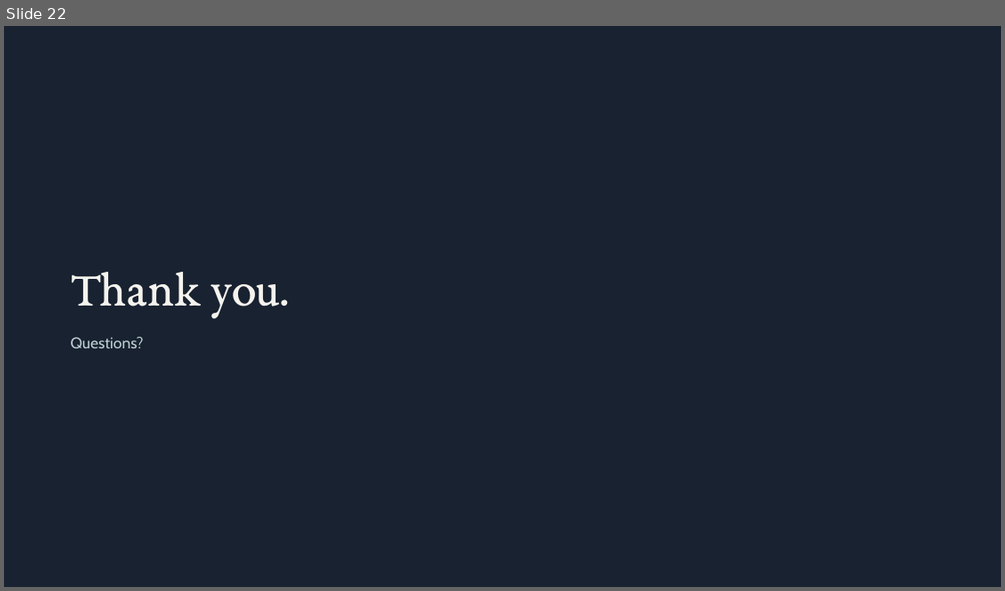
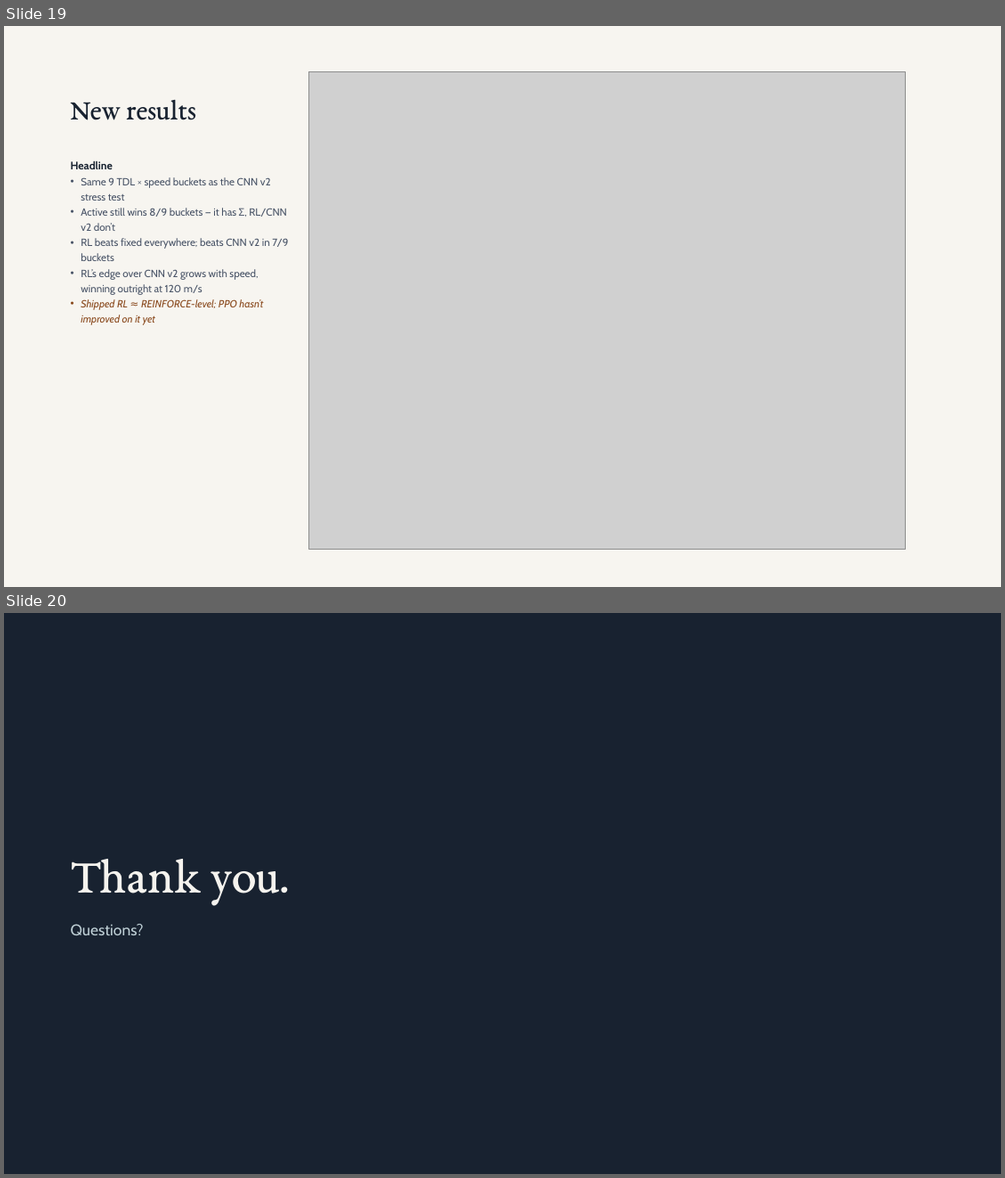
Before and after one commit to tal-pardo/model_based_pilot_allocation, a slide deck: Adaptive Pilot allocation - Research Presentation.pptx. Shown one above the other, each under a label of ours: slide 22 before the commit, slides 19 and 20 after it. The pictures are 1005x591 and 1005x1178 pixels, drawn with LibreOffice and Linux fonts; fonts in the diff are those of the drawing; grey boxes stand for pictures. Boxes give left, top, right and bottom in pixels: in the first picture for what was removed or moved away, otherwise in the second. Text is boxed around its words. In the diff, an @@ line names an element or a change of style, - is before the commit and + after.

```diff
--- a/Adaptive Pilot allocation - Research Presentation.pptx
+++ b/Adaptive Pilot allocation - Research Presentation.pptx
@@ slide 19 added at bbox=[4, 26, 1001, 587], background #F7F5F0 @@
@@ picture added at bbox=[309, 71, 905, 548] @@
@@ title added at bbox=[71, 100, 196, 120], 28 pt, text #182230 @@
+New results
@@ text added at bbox=[71, 161, 288, 325], 10 pt, text #4A5568 @@
+Headline
+• Same 9 TDL × speed buckets as the CNN v2 stress test
+• Active still wins 8/9 buckets — it has Σ, RL/CNN v2 don’t
+• RL beats fixed everywhere; beats CNN v2 in 7/9 buckets
+• RL’s edge over CNN v2 grows with speed, winning outright at 120 m/s
+• Shipped RL ≈ REINFORCE-level; PPO hasn’t improved on it yet
@@ what was slide 22 is now slide 20 @@
```
Also in this commit, not shown: 5 slides changed, 2 other slides added, 5 slides removed, 4 other files.
